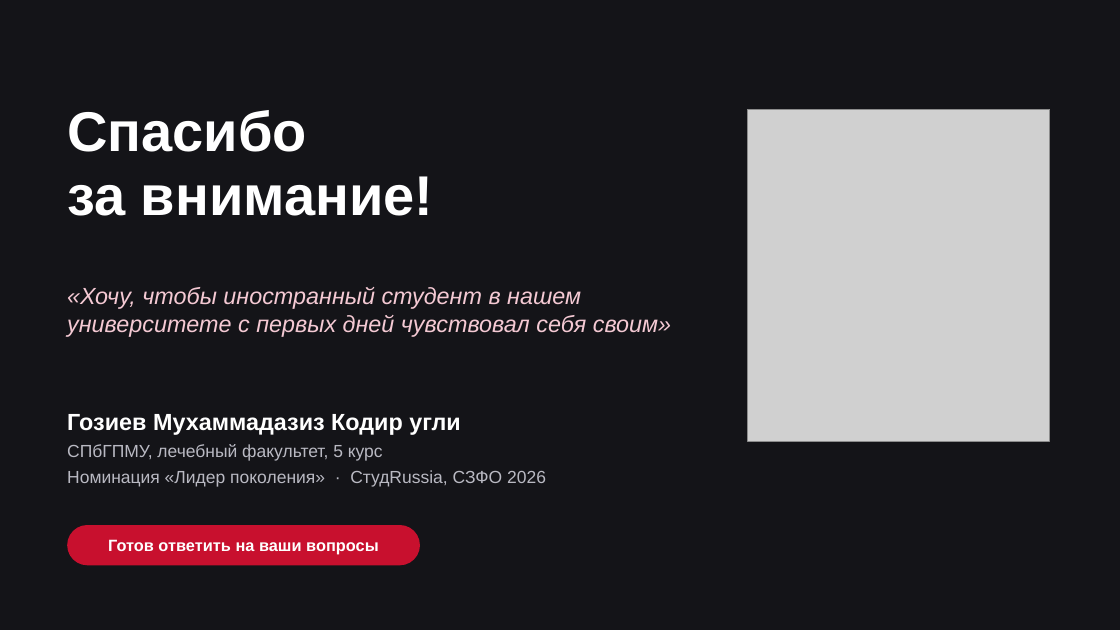
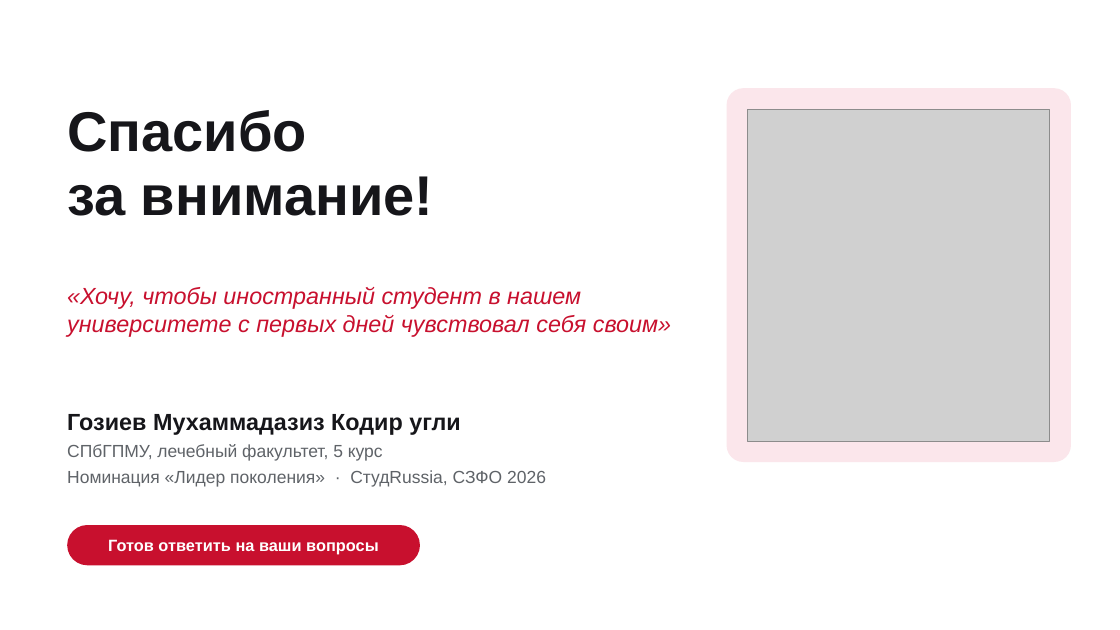
Before and after one commit to Erkin56/wefhjf56, a slide deck: slide 9 of studrussia-2026/Гозиев_Мухаммадазиз_Лидер_поколения.pptx. Drawn at 1120x630 pixels with LibreOffice and Linux fonts; fonts in the diff are those of the drawing; grey boxes stand for pictures. Boxes give left, top, right and bottom in pixels: in the first picture for what was removed or moved away, otherwise in the second. Text is boxed around its words. In the diff, an @@ line names an element or a change of style, - is before the commit and + after.

```diff
--- a/studrussia-2026/Гозиев_Мухаммадазиз_Лидер_поколения.pptx
+++ b/studrussia-2026/Гозиев_Мухаммадазиз_Лидер_поколения.pptx
@@ background #141418 to #FFFFFF @@
@@ rounded rectangle added at (x1=727, y1=88, x2=1071, y2=462), fill #FBE6EB @@
@@ text "Спасибо" at (x1=67, y1=110, x2=433, y2=216): text colour #FFFFFF to #16161A @@
@@ text "«Хочу, чтобы иностранный студент в ..." at (x1=67, y1=287, x2=671, y2=337): text colour #F4C9D3 to #C8102E @@
@@ text "Гозиев Мухаммадазиз Кодир угли" at (x1=67, y1=414, x2=546, y2=487): text colour #FFFFFF to #16161A in "Гозиев Мухаммадазиз Кодир угли"; text colour #B9B9C2 to #5F6368 in "СПбГПМУ, лечебный факультет, 5 курс", "Номинация «Лидер поколения» · СтудRussia, СЗФО 2026" @@
```
Also in this commit, not shown: 2 other slides changed, 1 slide added, 1 slide removed, 2 other files.
